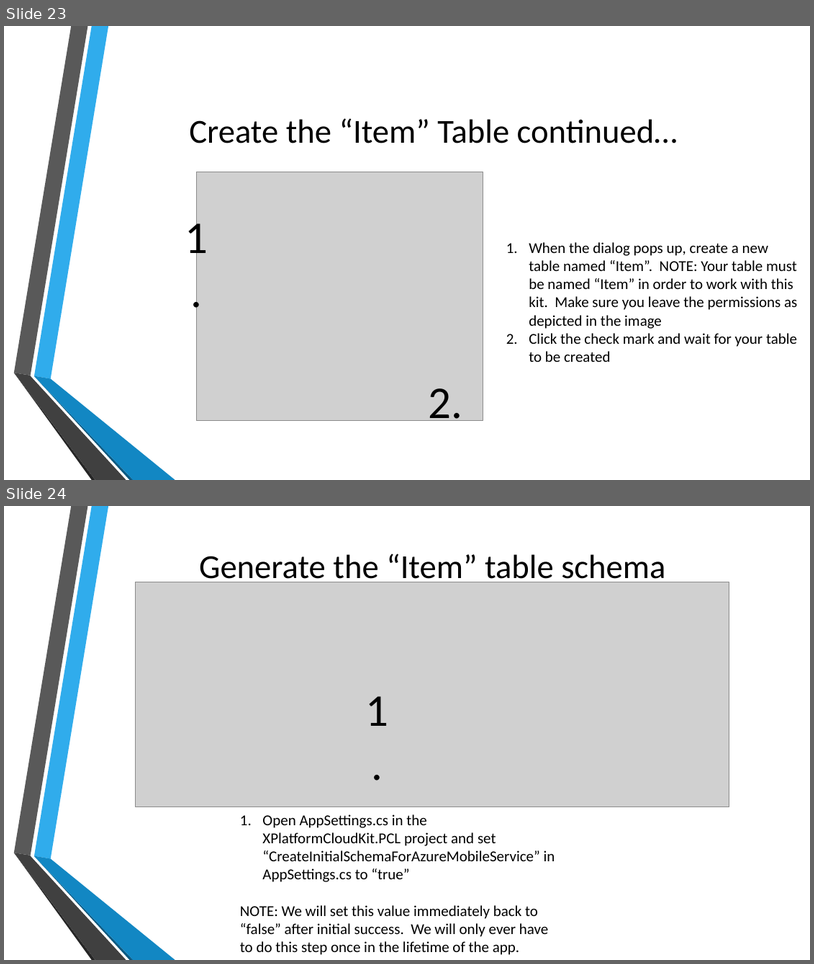
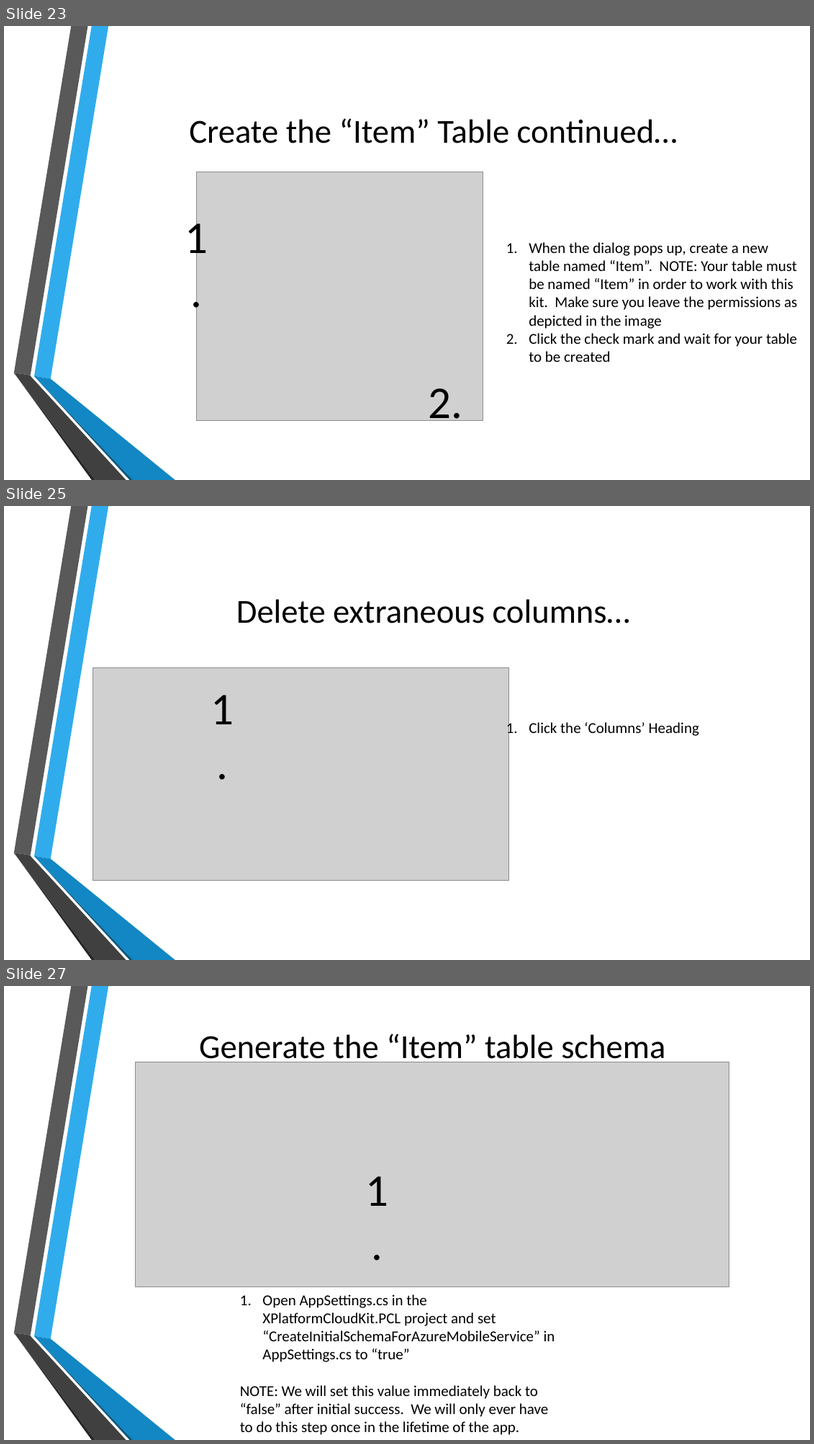
Before and after one commit to toolboc/XPlatformCloudKit, a slide deck: XPlatformCloudkit.pptx. Shown one above the other, each under a label of ours: slides 23 and 24 before the commit, slides 23, 25 and 27 after it; the slides between them are not shown. The pictures are 814x964 and 814x1444 pixels, drawn with LibreOffice and Linux fonts; fonts in the diff are those of the drawing; grey boxes stand for pictures; background and template pictures are left out. Boxes give left, top, right and bottom in pixels: in the first picture for what was removed or moved away, otherwise in the second. Text is boxed around its words. In the diff, an @@ line names an element or a change of style, - is before the commit and + after.

Commit message:
Update pptx
Add Instructions on removing extraneous columns now added by default,
see:
http://blogs.msdn.com/b/carlosfigueira/archive/2013/11/23/new-tables-in-azure-mobile-services-string-id-system-properties-and-optimistic-concurrency.aspx

```diff
--- a/XPlatformCloudkit.pptx
+++ b/XPlatformCloudkit.pptx
@@ slide 25 added at bbox=[4, 506, 810, 960], background picture (left out); not listed: 6 template elements that a slide beside it also shows @@
@@ title added at bbox=[237, 599, 630, 623], 40 pt, text #000000 @@
+Delete extraneous columns…
@@ picture added at bbox=[93, 667, 509, 880] @@
@@ text added at bbox=[211, 695, 234, 724], 54 pt, text #000000 @@
+1.
@@ text added at bbox=[529, 722, 700, 736], 18 pt, text #000000 @@
+1. Click the ‘Columns’ Heading
@@ what was slide 24 is now slide 27 @@
```
Also in this commit, not shown: 2 other slides added.
